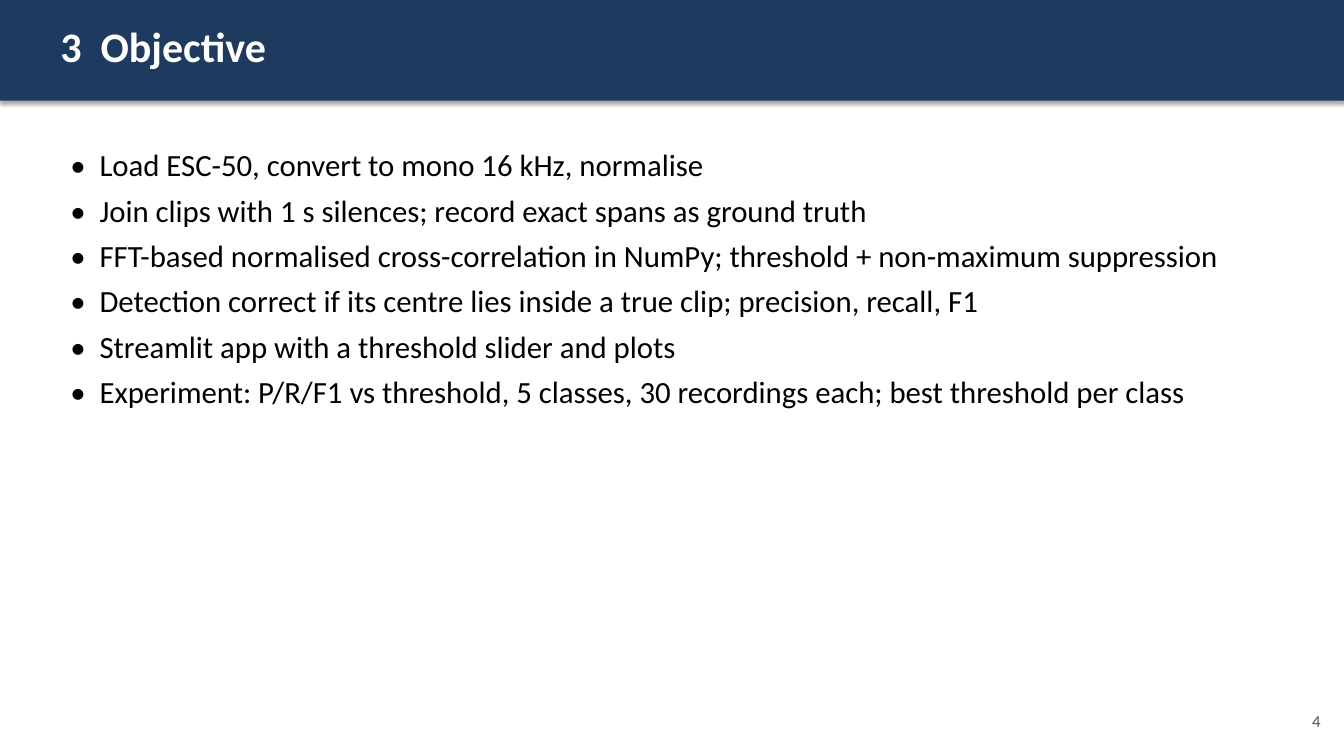
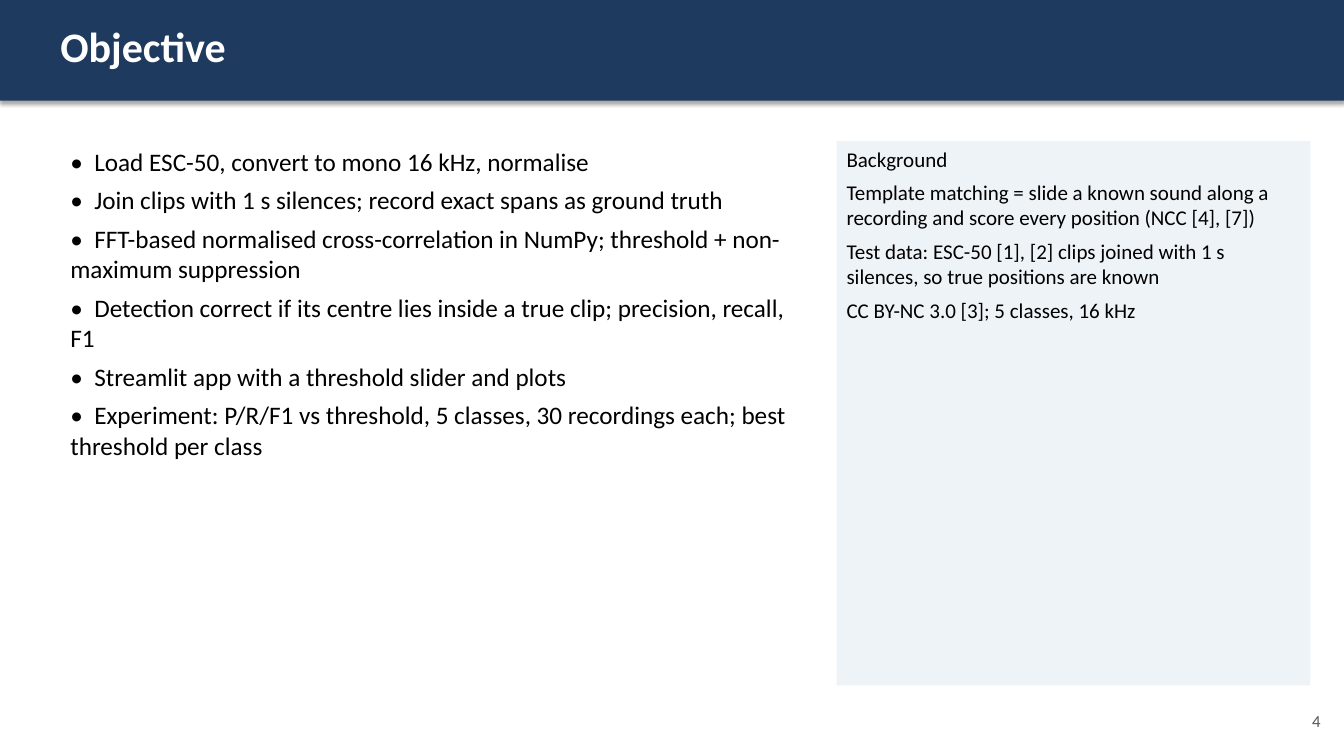
Before and after one commit to Zion-Naranje/matched-filter-pulse-detector, a slide deck: slide 4 of esc50_matching/docs/presentation.pptx. Drawn at 1344x756 pixels with LibreOffice and Linux fonts; fonts in the diff are those of the drawing. Boxes give left, top, right and bottom in pixels: in the first picture for what was removed or moved away, otherwise in the second. Text is boxed around its words. In the diff, an @@ line names an element or a change of style, - is before the commit and + after.

```diff
--- a/esc50_matching/docs/presentation.pptx
+++ b/esc50_matching/docs/presentation.pptx
@@ text at [60,32,225,69]: text changed @@
-3 Objective
+Objective
@@ text "• Load ESC-50, convert to ..." at [70,153,786,459]: size 22 to 18 pt @@
@@ rectangle added at [837,141,1311,686], fill #EEF3F8, 15 pt, text #000000 @@
+Background
+Template matching = slide a known sound along a recording and score every position (NCC [4], [7])
+Test data: ESC-50 [1], [2] clips joined with 1 s silences, so true positions are known
+CC BY-NC 3.0 [3]; 5 classes, 16 kHz
```
Also in this commit, not shown: 5 other slides changed, 1 slide added, 1 slide removed, 4 other files.
